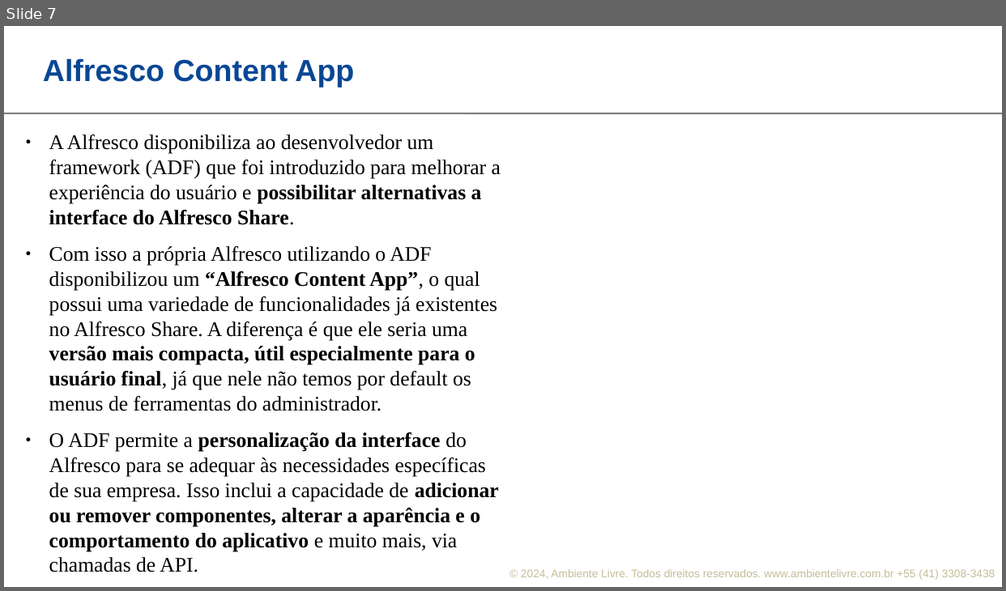
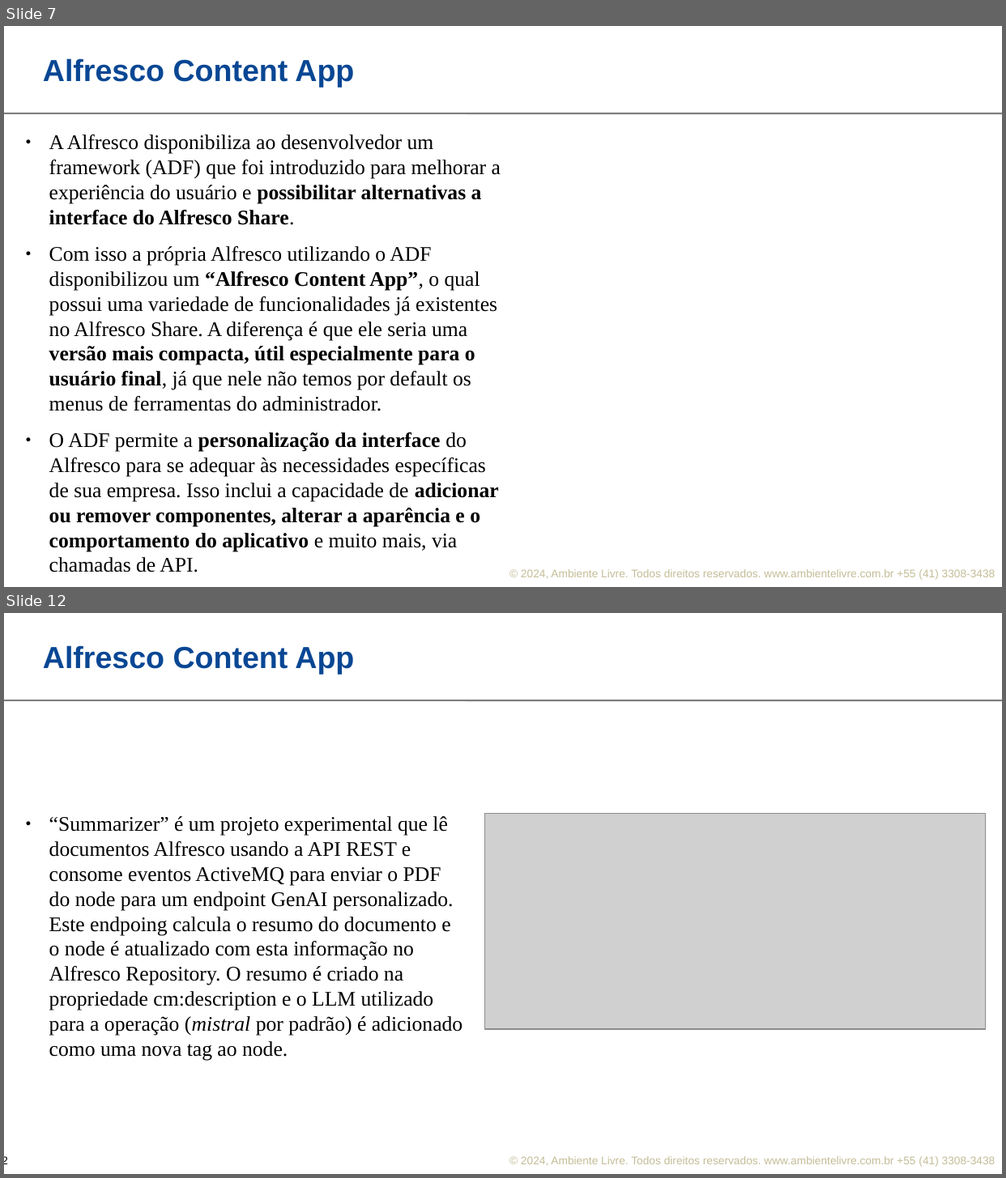
Before and after one commit to ambientelivre/labs, a slide deck: talks/apresentacao-alfresco/alfresco_apresentacao.odp. Shown one above the other, each under a label of ours: slide 7 before the commit, slides 7 and 12 after it; the slides between them are not shown. The pictures are 1006x591 and 1006x1178 pixels, drawn with LibreOffice and Linux fonts; fonts in the diff are those of the drawing; grey boxes stand for pictures; background and template pictures are left out. Boxes give left, top, right and bottom in pixels: in the first picture for what was removed or moved away, otherwise in the second. Text is boxed around its words. In the diff, an @@ line names an element or a change of style, - is before the commit and + after.

Commit message:
apresentacao alfresco atualizada

```diff
--- a/talks/apresentacao-alfresco/alfresco_apresentacao.odp
+++ b/talks/apresentacao-alfresco/alfresco_apresentacao.odp
@@ slide 12 added at (x1=4, y1=613, x2=1002, y2=1174), background #FFFFFF; not listed: 3 template elements that a slide beside it also shows @@
@@ title added at (x1=43, y1=645, x2=354, y2=674), 22 pt, text #094794, bold @@
+Alfresco Content App
@@ text added at (x1=49, y1=816, x2=462, y2=1060), 15 pt, text #000000 @@
+● “Summarizer” é um projeto experimental que lê documentos Alfresco usando a API REST e consome eventos ActiveMQ para enviar o PDF do node para um endpoint GenAI personalizado. Este endpoing calcula o resumo do documento e o node é atualizado com esta informação no Alfresco Repository. O resumo é criado na propriedade cm:description e o LLM utilizado para a operação (mistral por padrão) é adicionado como uma nova tag ao node.
@@ picture added at (x1=485, y1=814, x2=985, y2=1030) @@
```
Also in this commit, not shown: 5 other slides added.
